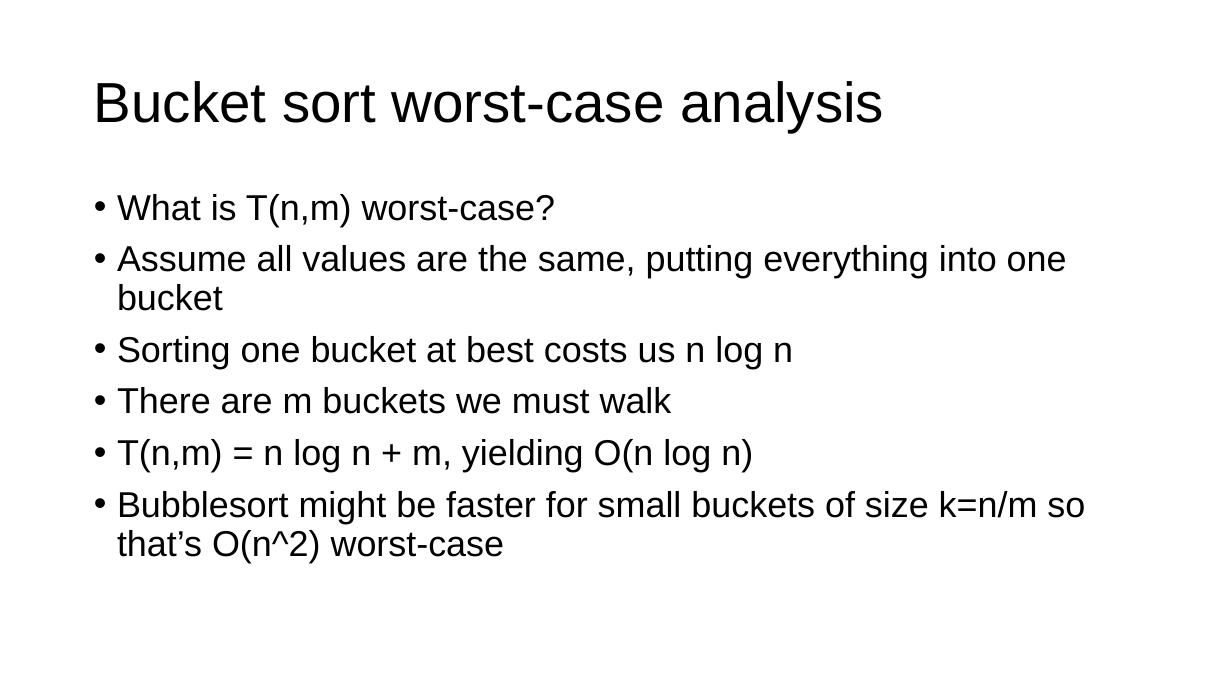
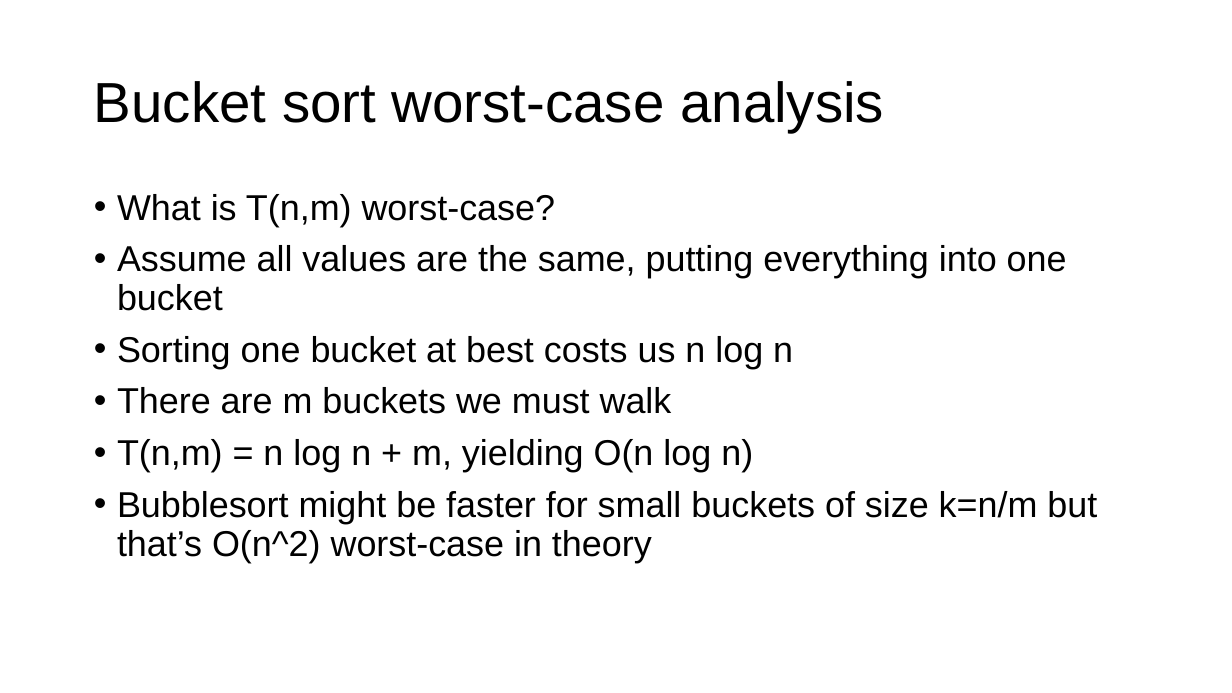
Before and after one commit to parrt/msds689, a slide deck: slide 11 of notes/sorting.pptx (slide 10 before the commit). Drawn at 1232x693 pixels with LibreOffice and Linux fonts; fonts in the diff are those of the drawing; background and template pictures are left out. Boxes give left, top, right and bottom in pixels: in the first picture for what was removed or moved away, otherwise in the second. Text is boxed around its words. In the diff, an @@ line names an element or a change of style, - is before the commit and + after.

```diff
--- a/notes/sorting.pptx
+++ b/notes/sorting.pptx
@@ text at <box>117,491,1097,563</box>: text changed @@
-• Bubblesort might be faster for small buckets of size k=n/m so that’s O(n^2) worst-case
+• Bubblesort might be faster for small buckets of size k=n/m but that’s O(n^2) worst-case in theory
```
Also in this commit, not shown: 3 other slides changed, 2 slides added, 3 other files.
